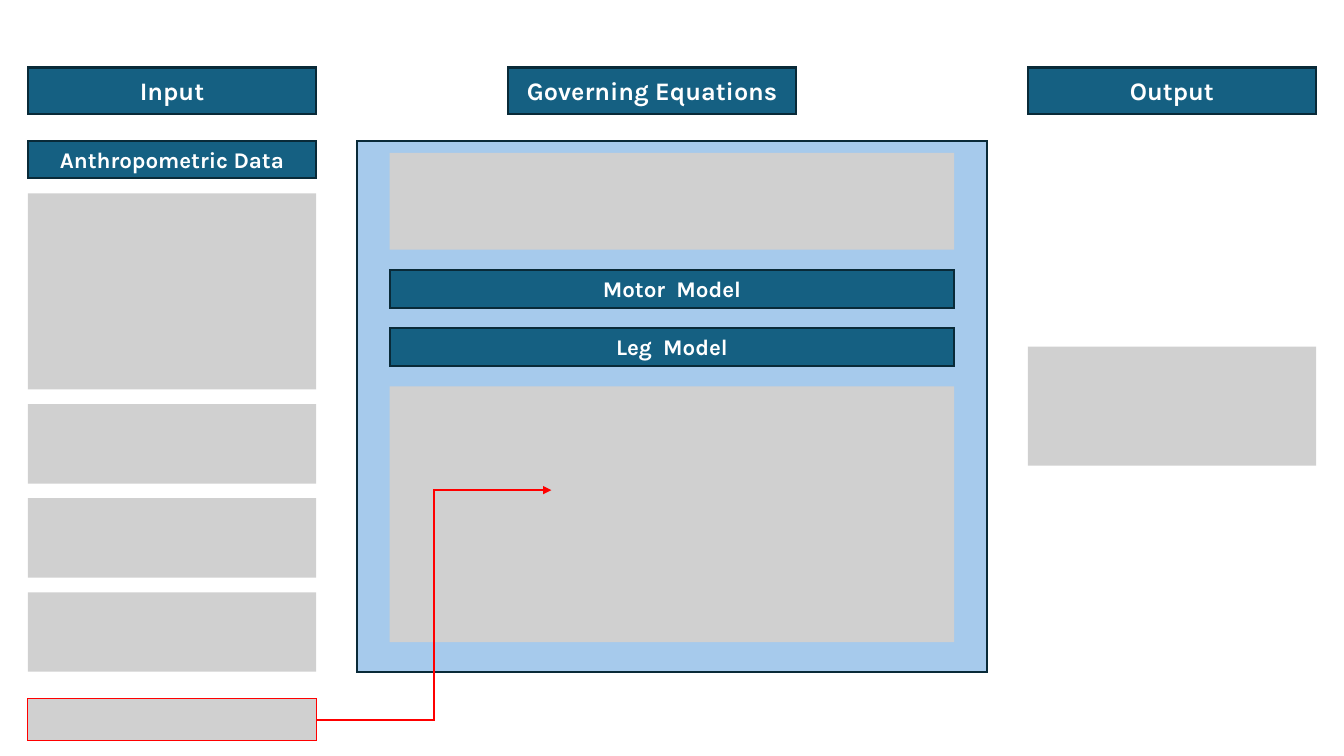
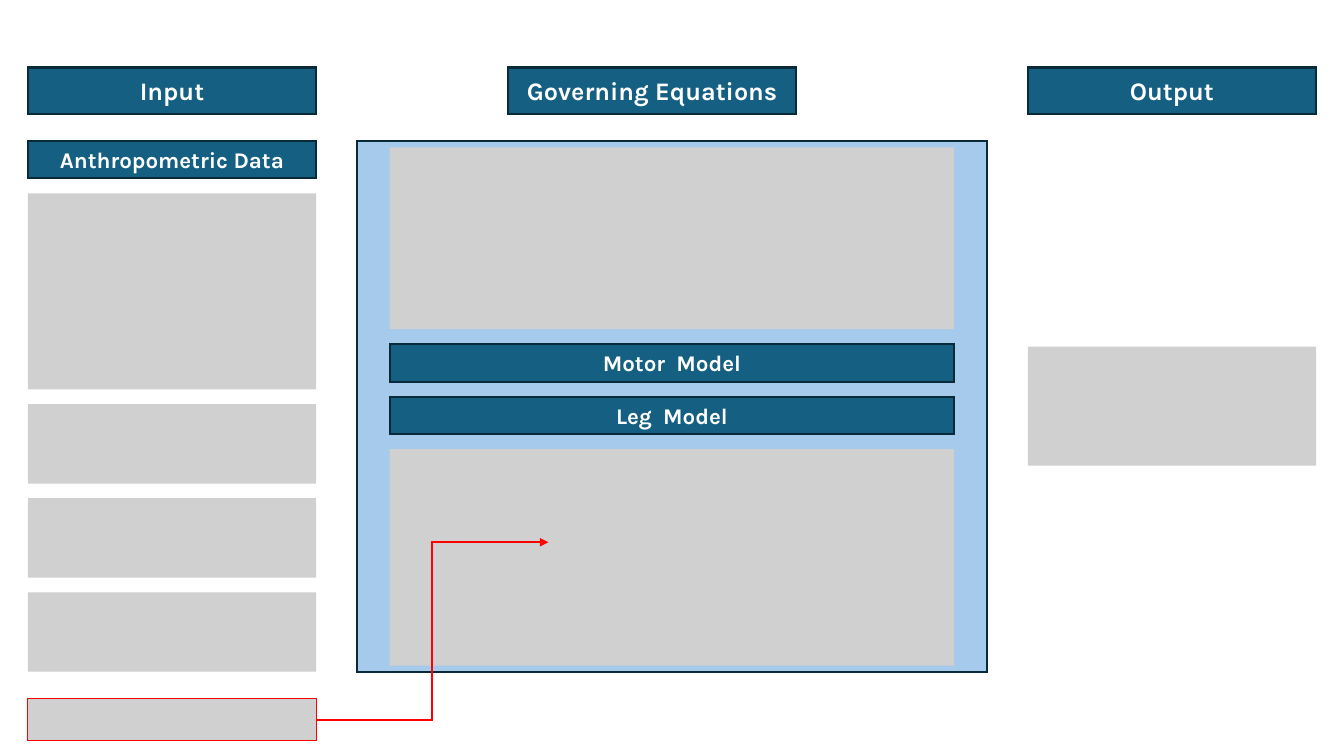
Before and after one commit to whichspaceiam/Computational_Bionics, a slide deck: slide 3 of Exercise_2/BoxModels.pptx. Drawn at 1344x756 pixels with LibreOffice and Linux fonts; fonts in the diff are those of the drawing; grey boxes stand for pictures. Boxes give left, top, right and bottom in pixels: in the first picture for what was removed or moved away, otherwise in the second. Text is boxed around its words. In the diff, an @@ line names an element or a change of style, - is before the commit and + after.

```diff
--- a/Exercise_2/BoxModels.pptx
+++ b/Exercise_2/BoxModels.pptx
@@ picture: place and size @@
-picture at box(390, 153, 955, 250)
+picture at box(390, 147, 955, 329)
@@ rectangle "Motor Model": place and size @@
-rectangle "Motor Model" at box(390, 270, 955, 308)
+rectangle "Motor Model" at box(390, 344, 955, 381)
@@ rectangle "Leg Model": place and size @@
-rectangle "Leg Model" at box(390, 329, 955, 366)
+rectangle "Leg Model" at box(390, 397, 955, 435)
@@ picture: place and size @@
-picture at box(390, 386, 955, 642)
+picture at box(390, 450, 955, 666)
@@ elbow arrow moved from (317, 720) - (552, 490) to (317, 720) - (548, 542) @@
```
Also in this commit, not shown: 3 other files.
